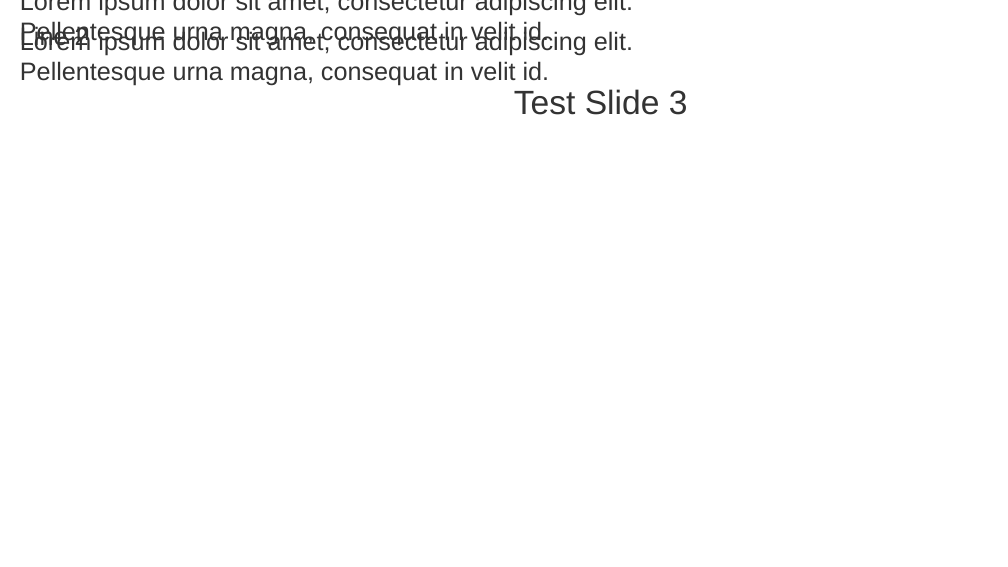
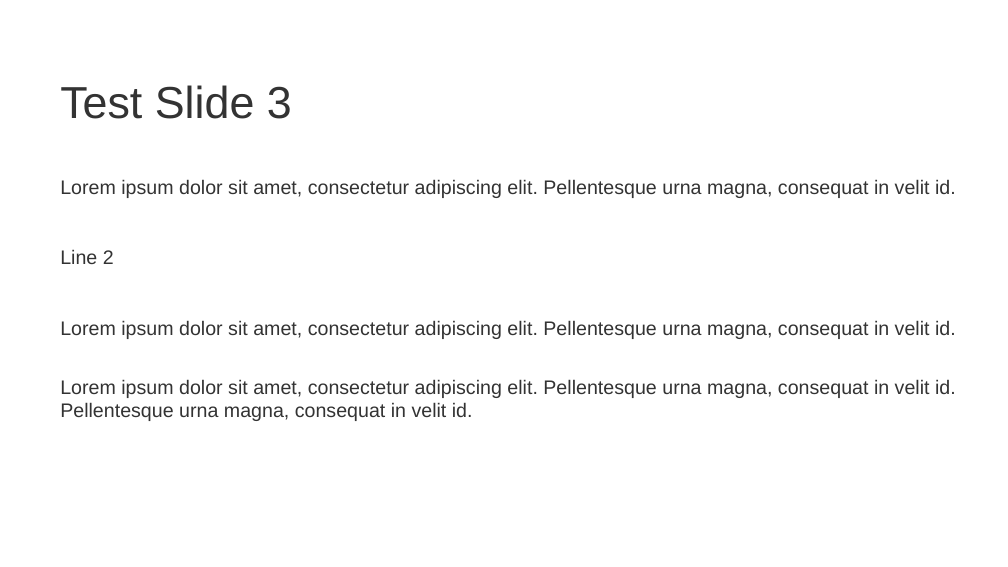
Before and after one commit to Berkayft/SlideGeneratorRepo, a slide deck: slide 3 of pdfService/uploads/pptx/test.pptx. Drawn at 1008x567 pixels with LibreOffice and Linux fonts; fonts in the diff are those of the drawing. Boxes give left, top, right and bottom in pixels: in the first picture for what was removed or moved away, otherwise in the second. Text is boxed around its words. In the diff, an @@ line names an element or a change of style, - is before the commit and + after.

```diff
--- a/pdfService/uploads/pptx/test.pptx
+++ b/pdfService/uploads/pptx/test.pptx
@@ text "Test Slide 3": place and size @@
-text "Test Slide 3" at [514, 89, 688, 115]
+text "Test Slide 3" at [60, 85, 292, 119]
@@ text "Test Slide 3" at [60, 85, 292, 119]: size 24 to 32 pt @@
@@ text "Lorem ipsum dolor sit amet, ...": place and size @@
-text "Lorem ipsum dolor sit amet, ..." at [20, 0, 633, 86]
+text "Lorem ipsum dolor sit amet, ..." at [60, 179, 956, 198]
@@ text "Line 2": place and size @@
-text "Line 2" at [20, 25, 89, 51]
+text "Line 2" at [60, 249, 114, 264]
@@ size 18 to 14 pt in 3 elements at [60, 179, 956, 198], [60, 249, 114, 264], [60, 320, 956, 339] @@
@@ text "Lorem ipsum dolor sit amet, ...": place and size @@
-text "Lorem ipsum dolor sit amet, ..." at [20, 30, 633, 86]
+text "Lorem ipsum dolor sit amet, ..." at [60, 320, 956, 339]
@@ text added at [60, 379, 956, 421], 14 pt, text #333333 @@
+Lorem ipsum dolor sit amet, consectetur adipiscing elit. Pellentesque urna magna, consequat in velit id. Pellentesque urna magna, consequat in velit id.
```
Also in this commit, not shown: 2 slides added, 2 slides removed, 15 other files.
